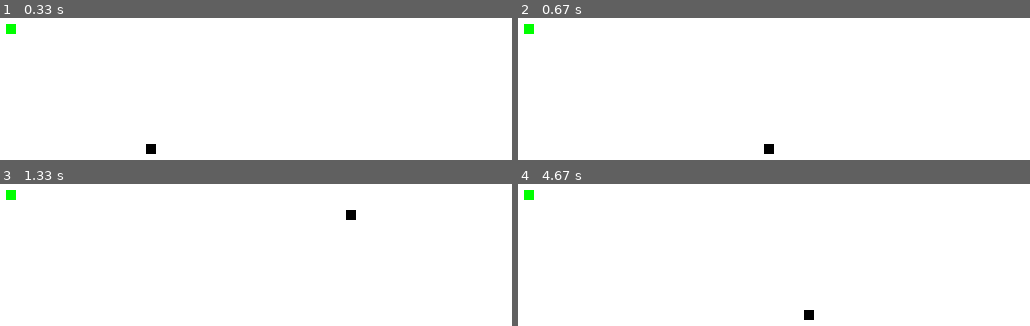
Above: before the commit, frames 1-4 (two rows, left to right).
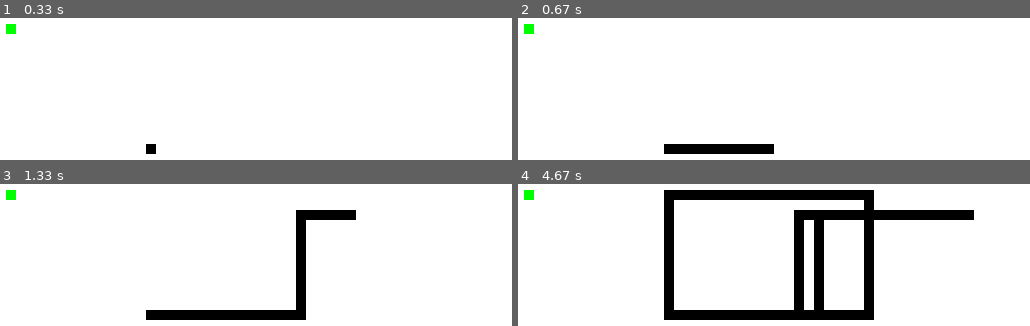
Above: after the commit, the same moments.

Repository: jorgii/pygametut
Game: pygame game, started from pygametut.py
Two runs of this game, one before a commit and one after it. Both use one fixed random seed, a clock stepped at 60 frames per second and the inputs below.
Inputs:
- Up to frame 1 (0.33 s): no input
- Up to frame 2 (0.67 s): hold Right from 0.33 s (still down)
- Up to frame 3 (1.33 s): release Right at 0.8 s; hold Up 0.83-1.13 s; hold Right from 1.17 s (still down)
- Up to frame 4 (4.67 s): release Right at 1.63 s; hold Left 1.67-2.2 s; hold Down 2.23-2.53 s; hold Left 2.57-2.97 s; hold Up 3-3.37 s; hold Right 3.4-4.03 s; hold Down 4.07-4.43 s; hold Left from 4.47 s (still down)

Frame 1 is identical in both runs. In frame 2, 1.4% of the frame differs, in the area x 28-49%, y 88-96%; in frame 3, 4.1%; in frame 4, 13%, in the area x 28-90%, y 4-96%.

Commit message:
put snake elements in a list

Diff:
--- a/pygametut.py
+++ b/pygametut.py
@@ -25,6 +25,14 @@
 font = pygame.font.SysFont(None, 25)
 
 
+def snake(block_size, snake_list):
+        for block in snake_list:
+            pygame.draw.rect(
+                game_display,
+                black,
+                [block[0], block[1], block_size, block_size])
+
+
 def message_to_screen(msg, color):
     screen_text = font.render(msg, True, color)
     game_display.blit(screen_text, [display_width/2, display_height/2])
@@ -38,6 +46,7 @@
     lead_y = display_height/2
     lead_x_change = 0
     lead_y_change = 0
+    snake_list = []
     rand_apple_x = round(random.randrange(
         0,
         display_width - block_size)/block_size)*block_size
@@ -90,11 +99,12 @@
             game_display,
             green,
             [rand_apple_x, rand_apple_y, block_size, block_size])
-        pygame.draw.rect(
-            game_display,
-            black,
-            [lead_x, lead_y, block_size, block_size])
+        snake_head = []
+        snake_head.append(lead_x)
+        snake_head.append(lead_y)
+        snake_list.append(snake_head)
 
+        snake(block_size, snake_list)
         pygame.display.update()
 
         if lead_x == rand_apple_x and lead_y == rand_apple_y:
